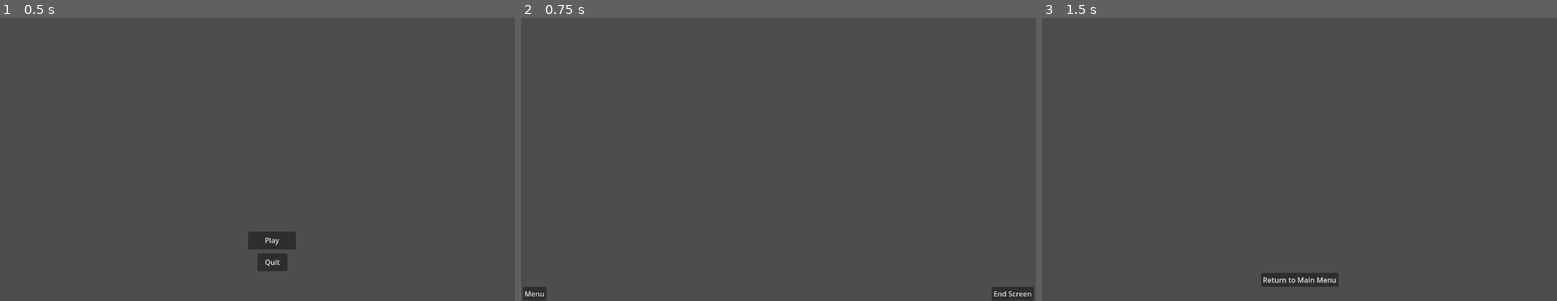
Above: before the commit, frames 1-3 (left to right).
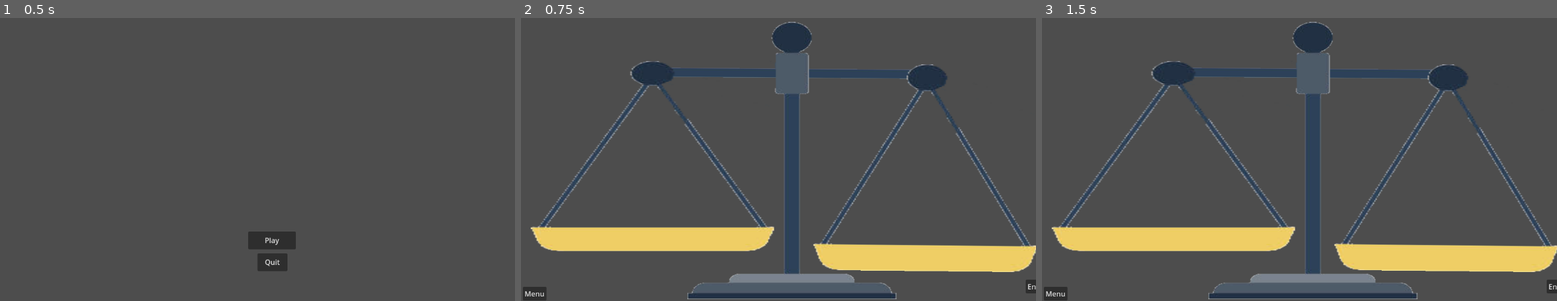
Above: after the commit, the same moments.

Repository: broldin123/GameJam
Game: Godot game, scene res://TitleScene.tscn
Two runs of this game, one before a commit and one after it. Both use one fixed random seed, a clock stepped at 60 frames per second and the inputs below.
Inputs (mouse positions are in pixels of both pictures, inside the frame that each line leads up to):
- Up to frame 1 (0.5 s): no input
- Up to frame 2 (0.75 s): click "Play" at 0.5 s
- Up to frame 3 (1.5 s): click (1531, 292) at 1.25 s, where only the run before the commit has a clickable "End Screen"

Frame 1 is identical in both runs. In frame 2, 19% of the frame differs, in the area x 1-100%, y 1-100%; in frame 3, 19%.

Commit message:
Adding scale graphics

Diff:
--- a/GameScene.tscn
+++ b/GameScene.tscn
@@ -1,12 +1,48 @@
-[gd_scene load_steps=2 format=3 uid="uid://dlb3nbb7k6p1i"]
+[gd_scene load_steps=5 format=3 uid="uid://dlb3nbb7k6p1i"]
 
 [ext_resource type="Script" path="res://GameScene.gd" id="1_8ahbh"]
+[ext_resource type="Texture2D" uid="uid://byg1lr85m6v0c" path="res://scaleBeam.png" id="2_ttryy"]
+[ext_resource type="Texture2D" uid="uid://buk33vgcta34w" path="res://scalePlate.png" id="3_cot5q"]
+[ext_resource type="Texture2D" uid="uid://5cbp1tr0dntk" path="res://scaleCenter.png" id="4_50k31"]
 
 [node name="Node2D" type="Node2D"]
 position = Vector2(4, 616)
 script = ExtResource("1_8ahbh")
 
-[node name="Sprite2D" type="Sprite2D" parent="."]
+[node name="Scale" type="Sprite2D" parent="."]
+position = Vector2(599, -321)
+
+[node name="ScaleBeam" type="Sprite2D" parent="Scale"]
+position = Vector2(-1, -158)
+rotation = 1.57839
+scale = Vector2(1.18231, 2.60758)
+texture = ExtResource("2_ttryy")
+
+[node name="AttachPointRight" type="Node2D" parent="Scale/ScaleBeam"]
+position = Vector2(4.72643, -122.403)
+rotation = -1.76302
+scale = Vector2(0.982055, 1.51073)
+
+[node name="AttachPointLeft" type="Node2D" parent="Scale/ScaleBeam"]
+position = Vector2(5.16099, 121.474)
+rotation = -1.76302
+scale = Vector2(0.982055, 1.51073)
+
+[node name="ScalePlateRight" type="Sprite2D" parent="Scale"]
+position = Vector2(303, 54)
+rotation = 0.0102167
+scale = Vector2(2.92343, 1.93315)
+texture = ExtResource("3_cot5q")
+
+[node name="ScalePlateLeft" type="Sprite2D" parent="Scale"]
+position = Vector2(-309, 28)
+scale = Vector2(3.17839, 1.77781)
+texture = ExtResource("3_cot5q")
+
+[node name="ScaleCenter" type="Sprite2D" parent="Scale"]
+position = Vector2(3, 38)
+scale = Vector2(1.99791, 1.53905)
+texture = ExtResource("4_50k31")
 
 [node name="btnMainMenu" type="Button" parent="."]
 offset_right = 8.0
@@ -16,9 +52,10 @@
 text = "Menu"
 
 [node name="btnEndScreen" type="Button" parent="."]
-offset_left = 1049.0
-offset_right = 1143.0
-offset_bottom = 31.0
+offset_left = 1125.0
+offset_top = -16.0
+offset_right = 1219.0
+offset_bottom = 15.0
 size_flags_horizontal = 8
 text = "End Screen"
 
Binary file added: scaleBeam.png
Not shown, added: scaleBeam.png.import
Binary file added: scaleCenter.png
Not shown, added: scaleCenter.png.import
Binary file added: scalePlate.png
Not shown, added: scalePlate.png.import
